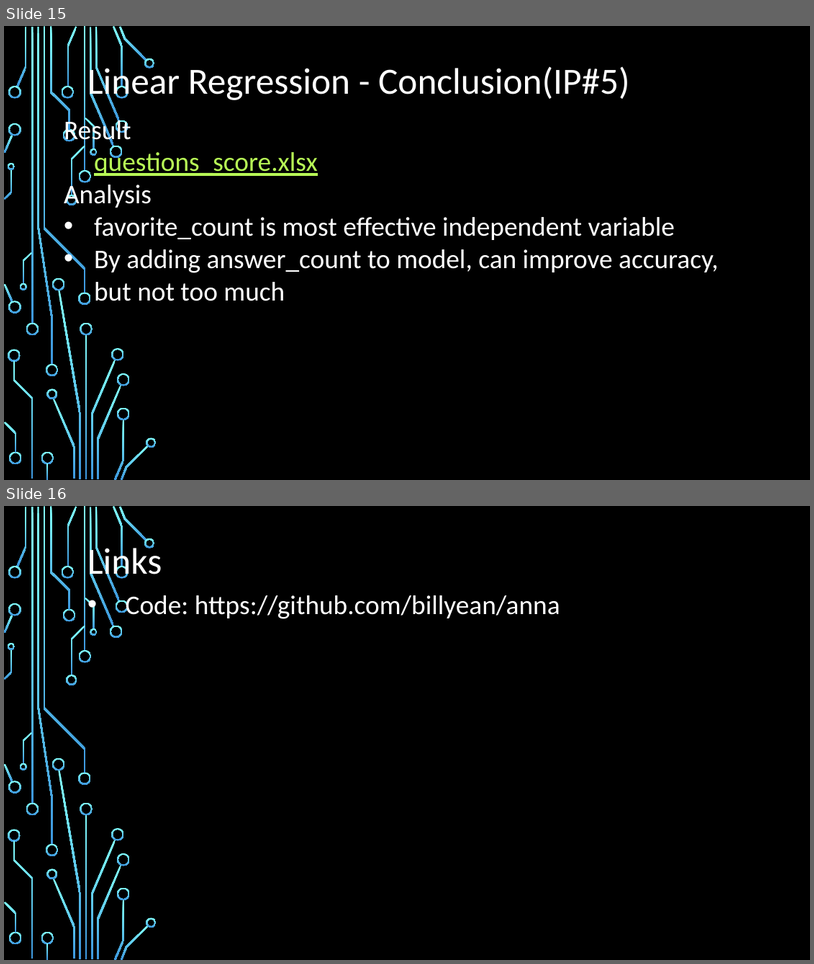
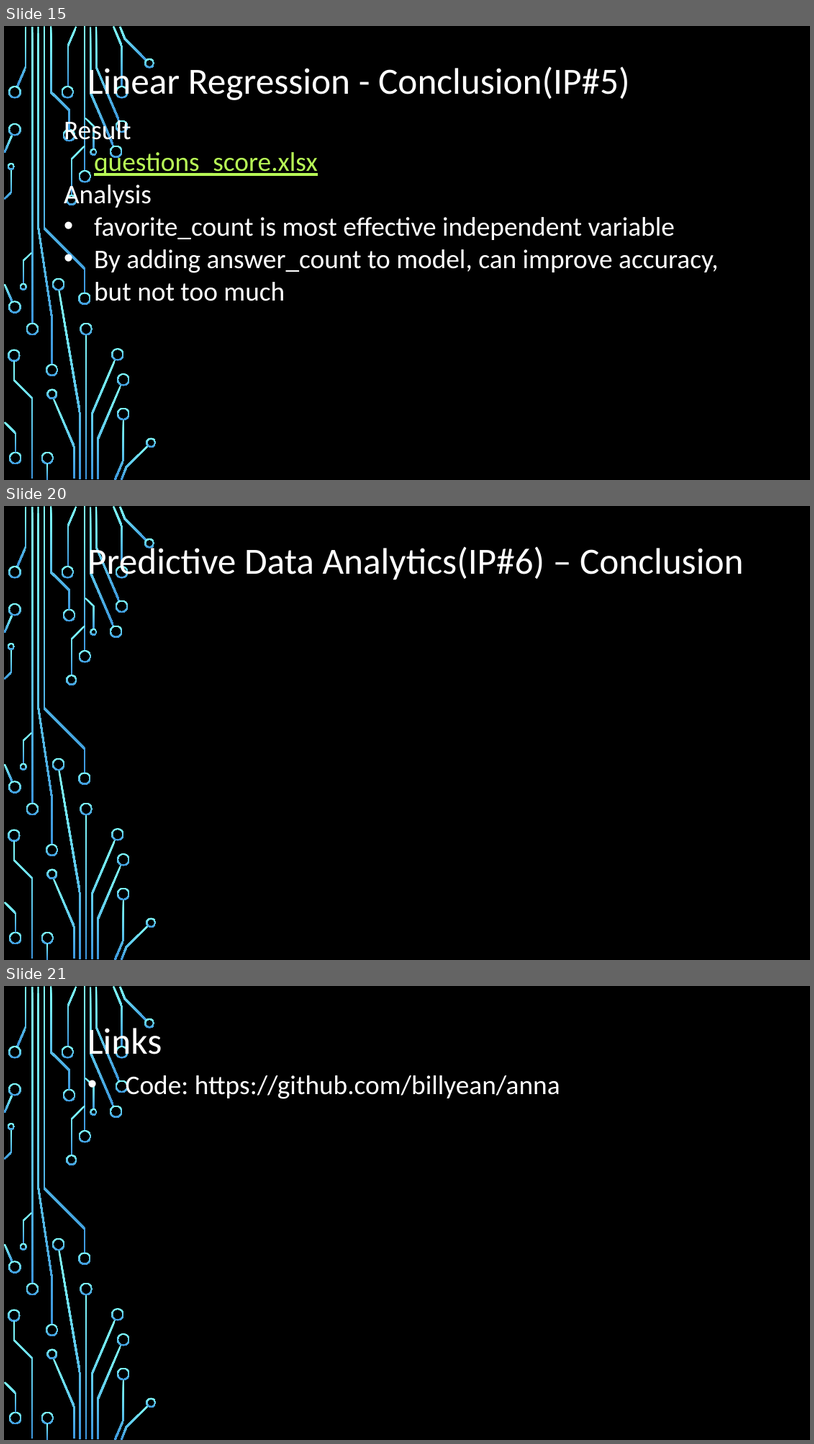
Before and after one commit to billyean/anna, a slide deck: Data Analytics and Information Virtualization Project.pptx. Shown one above the other, each under a label of ours: slides 15 and 16 before the commit, slides 15, 20 and 21 after it; the slides between them are not shown. The pictures are 814x964 and 814x1444 pixels, drawn with LibreOffice and Linux fonts; fonts in the diff are those of the drawing; background and template pictures are left out. Boxes give left, top, right and bottom in pixels: in the first picture for what was removed or moved away, otherwise in the second. Text is boxed around its words. In the diff, an @@ line names an element or a change of style, - is before the commit and + after.

```diff
--- a/Data Analytics and Information Virtualization Project.pptx
+++ b/Data Analytics and Information Virtualization Project.pptx
@@ slide 20 added at [4, 506, 810, 960], background picture (left out); not listed: 54 template elements that a slide beside it also shows @@
@@ text added at [88, 543, 744, 582], 44 pt, text #FFFFFF @@
+Predictive Data Analytics(IP#6) – Conclusion
@@ what was slide 16 is now slide 21 @@
```
Also in this commit, not shown: 4 other slides added, 1 other file.
